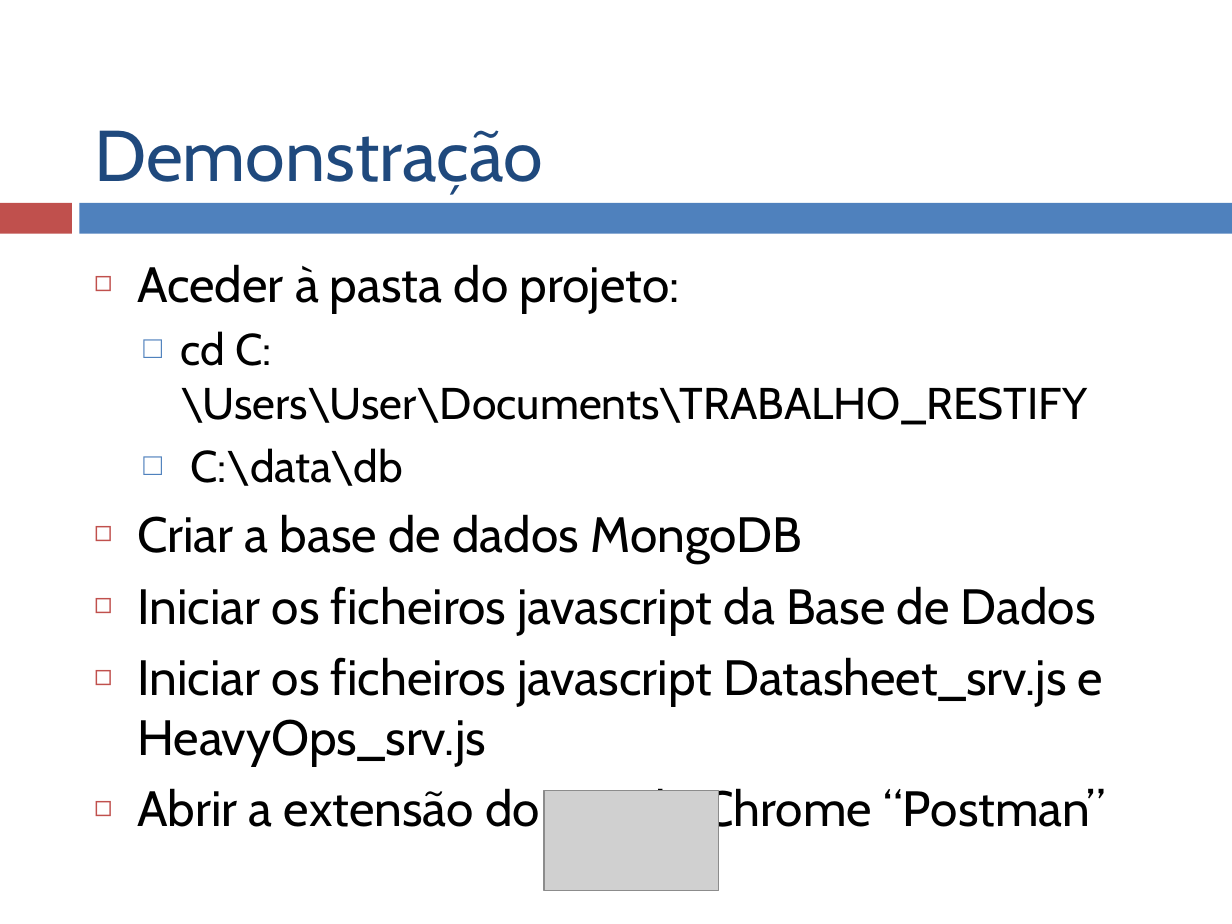
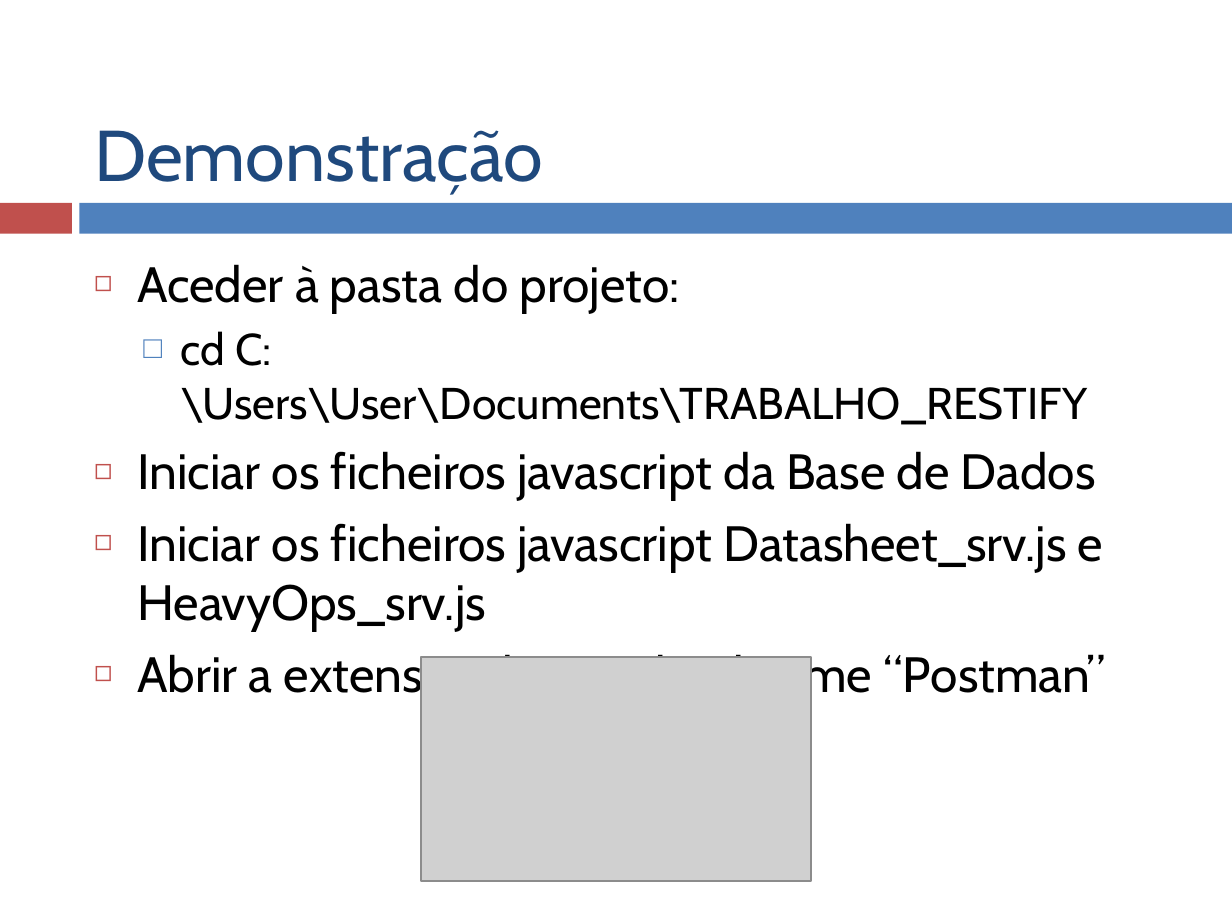
Before and after one commit to 1150285/NodeJs, a slide deck: slide 12 of documents/T1_Restify.pptx. Drawn at 1232x924 pixels with LibreOffice and Linux fonts; fonts in the diff are those of the drawing; grey boxes stand for pictures. Boxes give left, top, right and bottom in pixels: in the first picture for what was removed or moved away, otherwise in the second. Text is boxed around its words. In the diff, an @@ line names an element or a change of style, - is before the commit and + after.

```diff
--- a/documents/T1_Restify.pptx
+++ b/documents/T1_Restify.pptx
@@ text at <box>137,448,802,563</box>: paragraphs removed @@
-  □ C:\data\db
-◻ Criar a base de dados MongoDB
@@ picture added at <box>421,657,812,881</box> @@
@@ picture removed at <box>545,791,719,891</box> @@
```
Also in this commit, not shown: 1 other slide changed, 1 other file.
